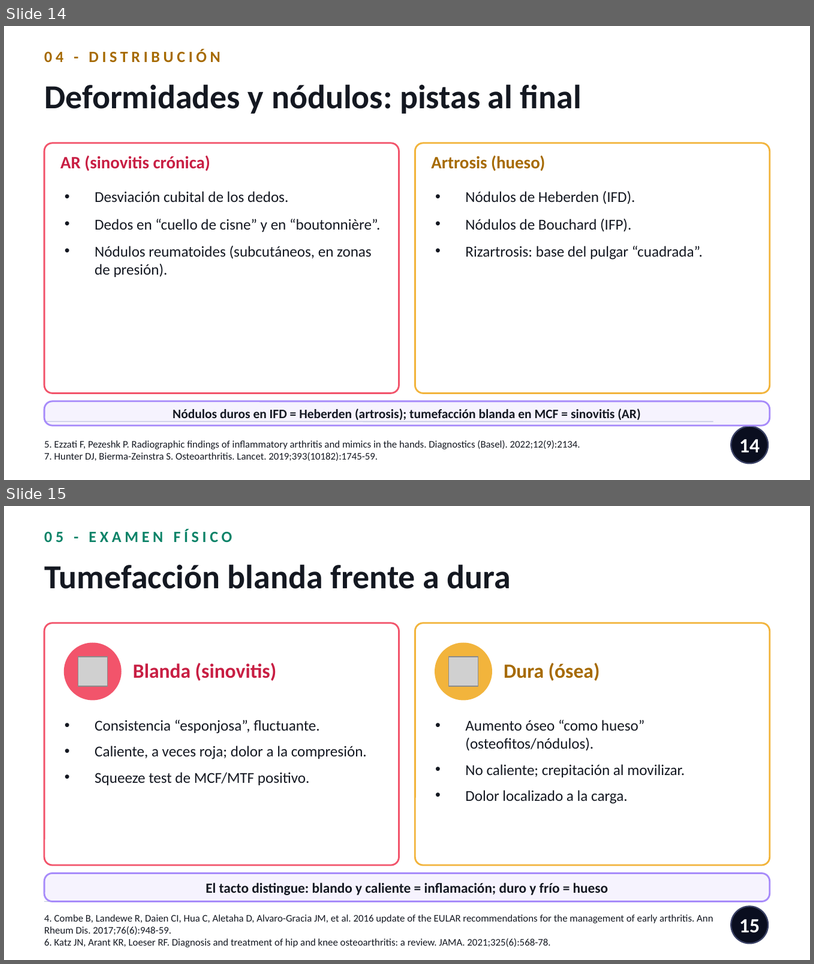
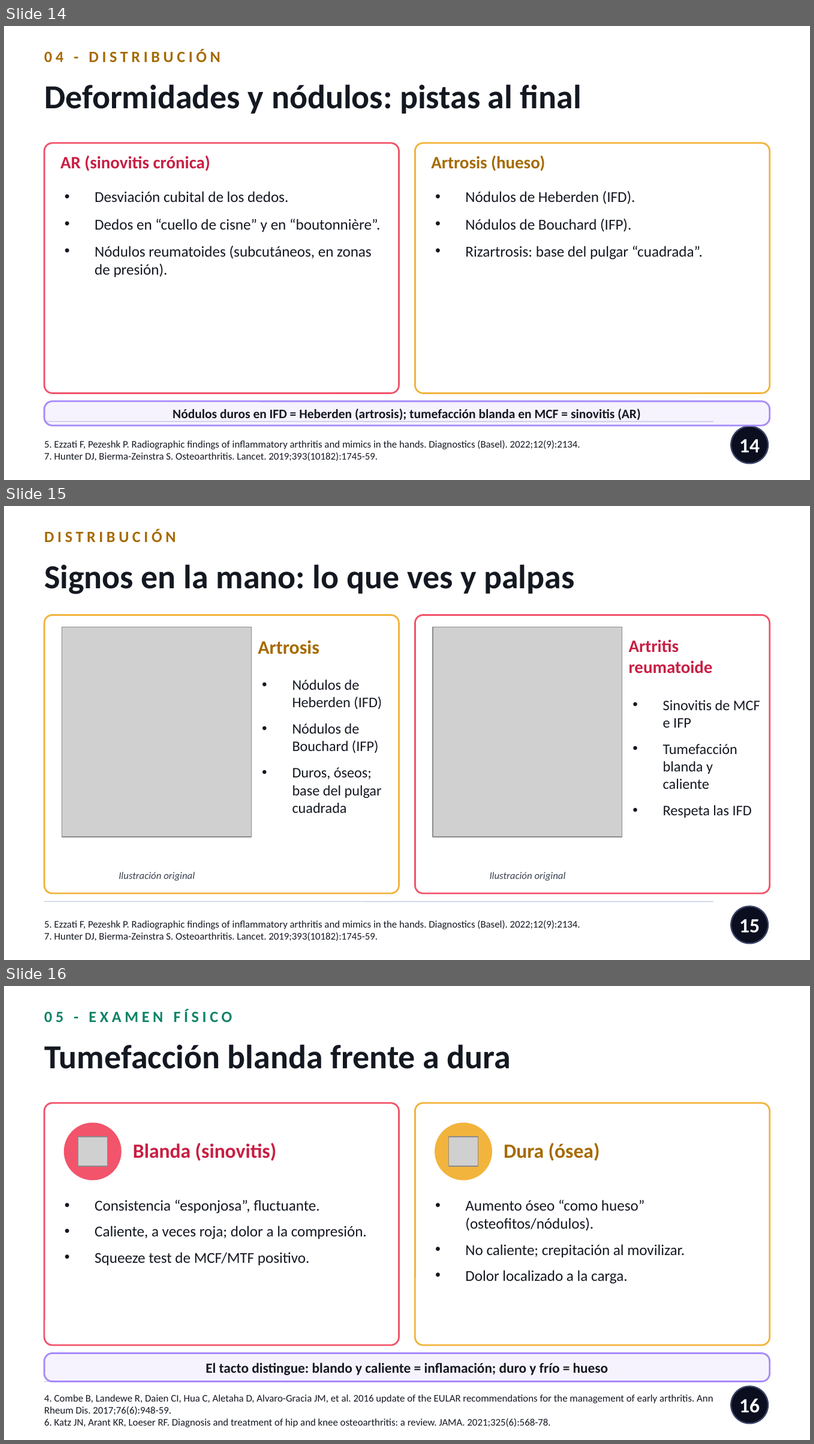
Before and after one commit to nestor120512/nes, a slide deck: Dx_AR_vs_artrosis.pptx. Shown one above the other, each under a label of ours: slides 14 and 15 before the commit, slides 14, 15 and 16 after it. The pictures are 814x964 and 814x1444 pixels, drawn with LibreOffice and Linux fonts; fonts in the diff are those of the drawing; grey boxes stand for pictures. Boxes give left, top, right and bottom in pixels: in the first picture for what was removed or moved away, otherwise in the second. Text is boxed around its words. In the diff, an @@ line names an element or a change of style, - is before the commit and + after.

```diff
--- a/Dx_AR_vs_artrosis.pptx
+++ b/Dx_AR_vs_artrosis.pptx
@@ slide 15 added at [4, 506, 810, 960], background #FFFFFF @@
@@ text added at [44, 529, 176, 543], 14 pt, text #A66A00, bold @@
+DISTRIBUCIÓN
@@ text added at [44, 564, 575, 594], 30 pt, text #141821, bold @@
+Signos en la mano: lo que ves y palpas
@@ rounded rectangle added at [44, 615, 399, 893], fill #FFFFFF, outline #F2B43C 1.5 pt @@
@@ picture added at [62, 627, 252, 837] @@
@@ rounded rectangle added at [415, 615, 770, 893], fill #FFFFFF, outline #F2546B 1.5 pt @@
@@ picture added at [433, 627, 623, 837] @@
@@ text added at [258, 640, 320, 654], 17 pt, text #A66A00, bold @@
+Artrosis
@@ text added at [629, 639, 713, 673], 15.5 pt, text #C81E43, bold @@
+Artritis reumatoide
@@ text added at [293, 679, 382, 813], 13 pt, text #141821 @@
+• Nódulos de Heberden (IFD)
+• Nódulos de Bouchard (IFP)
+• Duros, óseos; base del pulgar cuadrada
@@ text added at [663, 700, 761, 817], 13 pt, text #141821 @@
+• Sinovitis de MCF e IFP
+• Tumefacción blanda y caliente
+• Respeta las IFD
@@ text added at [119, 871, 195, 880], 9 pt, text #3A4150, italic @@
+Ilustración original
@@ text added at [490, 871, 566, 880], 9 pt, text #3A4150, italic @@
+Ilustración original
@@ line added from (44, 901) to (714, 901), #C4CCE0 0.75 pt @@
@@ ellipse added at [731, 906, 768, 943], fill #0A0E1F, outline #3A4165 1.25 pt @@
@@ page number added at [740, 919, 760, 933], 18 pt, text #FFFFFF, bold @@
+15
@@ text added at [44, 920, 581, 940], 9 pt, text #141821 @@
+5. Ezzati F, Pezeshk P. Radiographic findings of inflammatory arthritis and mimics in the hands. Diagnostics (Basel). 2022;12(9):2134.
+7. Hunter DJ, Bierma-Zeinstra S. Osteoarthritis. Lancet. 2019;393(10182):1745-59.
@@ what was slide 15 is now slide 16 @@
@@ page number at [740, 1398, 760, 1413]: text changed @@
-15
+16
```
Also in this commit, not shown: 1 slide changed.
